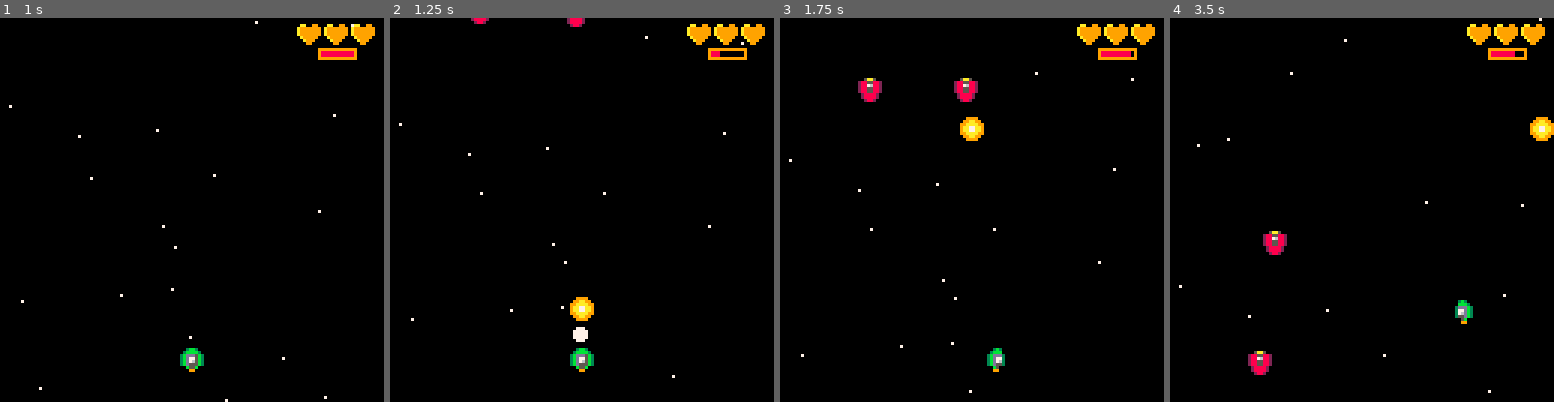
Above: before the commit, frames 1-4 (left to right).
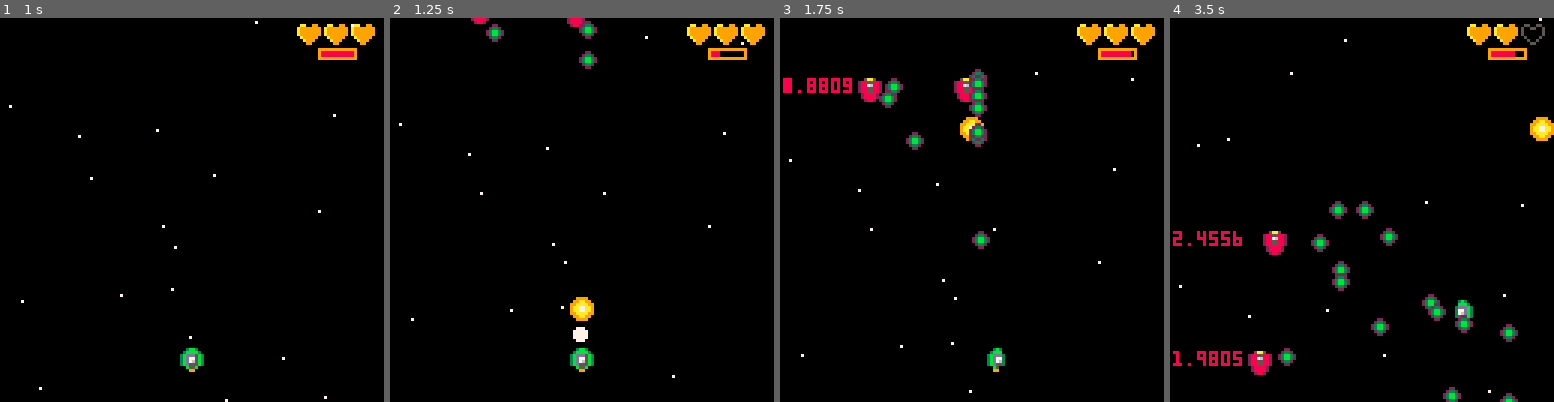
Above: after the commit, the same moments.

Repository: eSuardOdin/my_pico-8_games
Game: PICO-8 cartridge shmup/shmup.p8
Two runs of this game, one before a commit and one after it. Both use one fixed random seed, a clock stepped at 60 frames per second and the inputs below.
Inputs:
- Up to frame 1 (1 s): tap X (X key) at 0.33 s
- Up to frame 2 (1.25 s): tap X (X key) at 1.07 s
- Up to frame 3 (1.75 s): hold Right from 1.6 s (still down)
- Up to frame 4 (3.5 s): tap X (X key) at 1.85, 2.97 s; release Right at 2.1 s; hold Up 2.15-2.42 s; hold Right 2.47-3.03 s; hold Left from 3.08 s (still down)

Frame 1 is identical in both runs. In frame 2, 0.4% of the frame differs, in the area x 25-54%, y 0-14%; in frame 3, 1.7%; in frame 4, 2.8%, in the area x 0-98%, y 1-100%.

Commit message:
Ok but need to unbind bullets from enemies

Diff:
--- a/shmup/shmup.p8
+++ b/shmup/shmup.p8
@@ -20,6 +20,7 @@
 	rmv_foes()
 	add_foes()
 	update_foes()
+	update_blts()
 
 	check_foe_collision()
 end
@@ -229,12 +230,15 @@
 
 --add enemy
 function add_foes()
-	if(#foes<3)then --there to f nb
+	if(#foes<3)then--there to f nb
 		foe={
 			x=8+rnd(110),
 			y=-10-rnd(120),
 			spd=1+rnd(0.8),
 			sprite=15,
+			blts={},
+			r=rnd(12,30),
+			init_r=0,
 			hbox={
 				x1=1,
 				x2=7,
@@ -242,6 +246,7 @@
 				y2=7
 			}
 		}
+		foe.init_r=foe.r
 		add(foes,foe)
 	end
 end
@@ -251,11 +256,54 @@
 	if(#foes>0)then
 		for e in all(foes) do
 			e.y+=e.spd
-
-		end
-	end
-end
-
+			if(e.r<=0)then
+				--fire logic
+				nx=ship.x-e.x
+				ny=ship.y-e.y
+				b={
+				 x=e.x+4,
+				 y=e.y+4,
+				 v=rnd(3)+1,
+				 ang=atan2(nx,ny),
+				 hbox={
+							x1=1,
+							x2=7,
+							y1=1,
+							y2=7
+						},
+					sp=17,
+				}
+				add(e.blts,b)
+				e.r=e.init_r
+			else
+			--stop()
+				e.r-=1 --load shoot
+			end
+		end
+	end
+end
+
+
+--update bullets loc
+function update_blts()
+	if(#foes!=0)then
+		for f in all(foes)do
+			if(#f.blts!=0)then
+				for b in all(f.blts)do
+					if(b.x<-8or b.x>136
+						  or b.y<-8 or b.y>136)
+					then
+					 del(f.blts,b)
+					else
+					 b.x+=cos(b.ang)*b.v
+					 b.y+=sin(b.ang)*b.v
+					end
+				end
+			end
+		end
+	end
+
+end
 --remove enemies
 function rmv_foes()
 	if(#foes>0)then
@@ -271,10 +319,18 @@
 function draw_foes()
 	if(#foes>0)then
 		for e in all(foes) do
+			print(e.r,1,e.y)
 			spr(e.sprite,e.x,e.y)
-		end
-	end
-end
+			if(#e.blts!=0)then
+				for b in all(e.blts)do
+					spr(b.sp,b.x,b.y)
+				end
+			end
+		end
+	end
+end
+
+
 -->8
 --helper functions
 function collision(s,e)
@@ -289,13 +345,25 @@
 end
 
 function check_foe_collision()
+	if(#foes!=0)then
 	for e in all(foes) do
 			if(collision(ship,e)
 			and ship.inv==0)then
 				ship.life-=1
 				ship.inv=60
 			end
-		end
+			--bullet col
+			if(e.blts!=0)then
+					for b in all(e.blts)do
+						if(collision(ship,b)
+						and ship.inv==0)then
+							ship.life-=1
+							ship.inv=60
+				end
+			end
+		end
+	end
+	end
 end
 
 --add an hit to animate
@@ -370,12 +438,12 @@
 000000000005b00000b55b00000b500000a999000050050000000000000000000000000000000000000000000777777000777700007777000007700002888820
 00000000000990000009900000099000000990000005500000000000000000000000000000000000000000000077770000077000000770000007700000288200
 00999900000000000000000000000000000000000000000000000000000000000000000000000000000000000000000000000000000000000000000000000000
-099aa990000000000000000000000000000000000000000000000000000000000000000000000000000000000000000000000000000000000000000000000000
-99aaaa99000000000000000000000000000000000000000000000000000000000000000000000000000000000000000000000000000000000000000000000000
-9aa77aa9000000000000000000000000000000000000000000000000000000000000000000000000000000000000000000000000000000000000000000000000
-9aa77aa9000000000000000000000000000000000000000000000000000000000000000000000000000000000000000000000000000000000000000000000000
-99aaaa99000000000000000000000000000000000000000000000000000000000000000000000000000000000000000000000000000000000000000000000000
-099aa990000000000000000000000000000000000000000000000000000000000000000000000000000000000000000000000000000000000000000000000000
+099aa990000220000000000000000000000000000000000000000000000000000000000000000000000000000000000000000000000000000000000000000000
+99aaaa99002332000000000000000000000000000000000000000000000000000000000000000000000000000000000000000000000000000000000000000000
+9aa77aa9023bb3200000000000000000000000000000000000000000000000000000000000000000000000000000000000000000000000000000000000000000
+9aa77aa9023bb3200000000000000000000000000000000000000000000000000000000000000000000000000000000000000000000000000000000000000000
+99aaaa99002332000000000000000000000000000000000000000000000000000000000000000000000000000000000000000000000000000000000000000000
+099aa990000220000000000000000000000000000000000000000000000000000000000000000000000000000000000000000000000000000000000000000000
 00999900000000000000000000000000000000000000000000000000000000000000000000000000000000000000000000000000000000000000000000000000
 00000000000000000000000000000000000000000000000000000000000000000000000000000000000000000000000000000000000000000000000000000000
 000000000000000000077000007aa70000a99a000090090000000000000000000000000000000000000000000000000000000000000000000000000000000000
